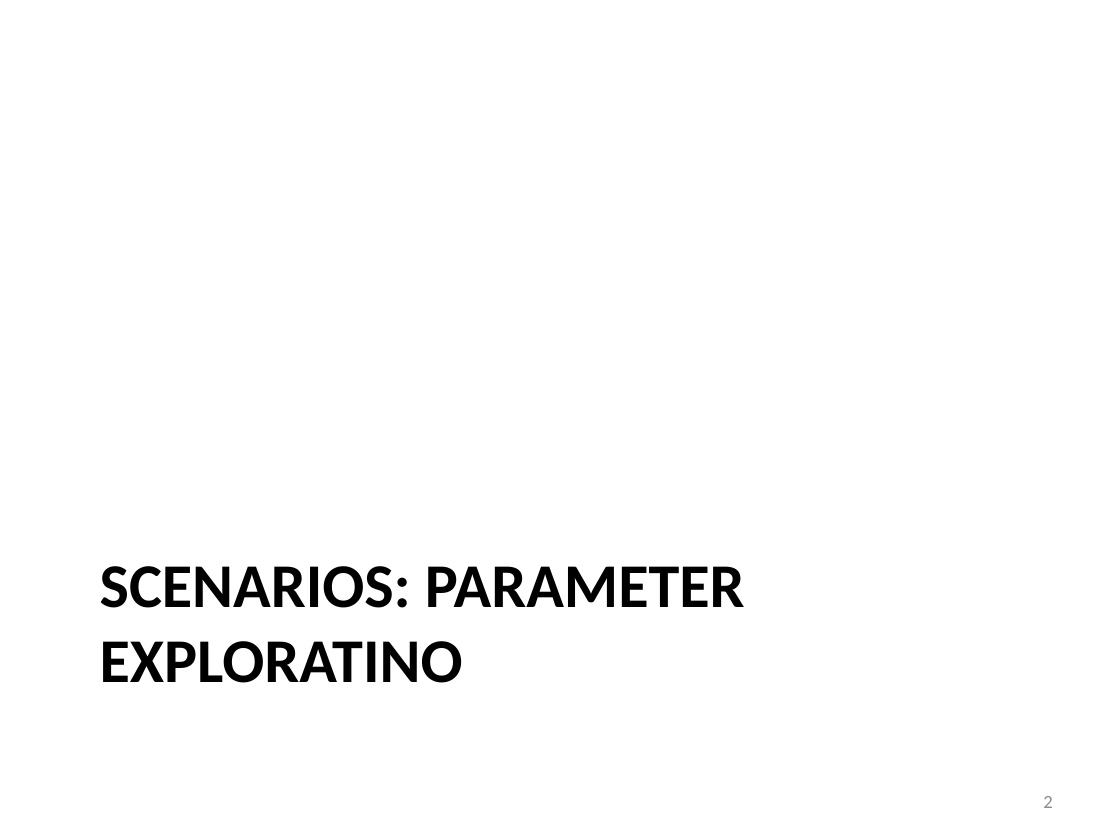
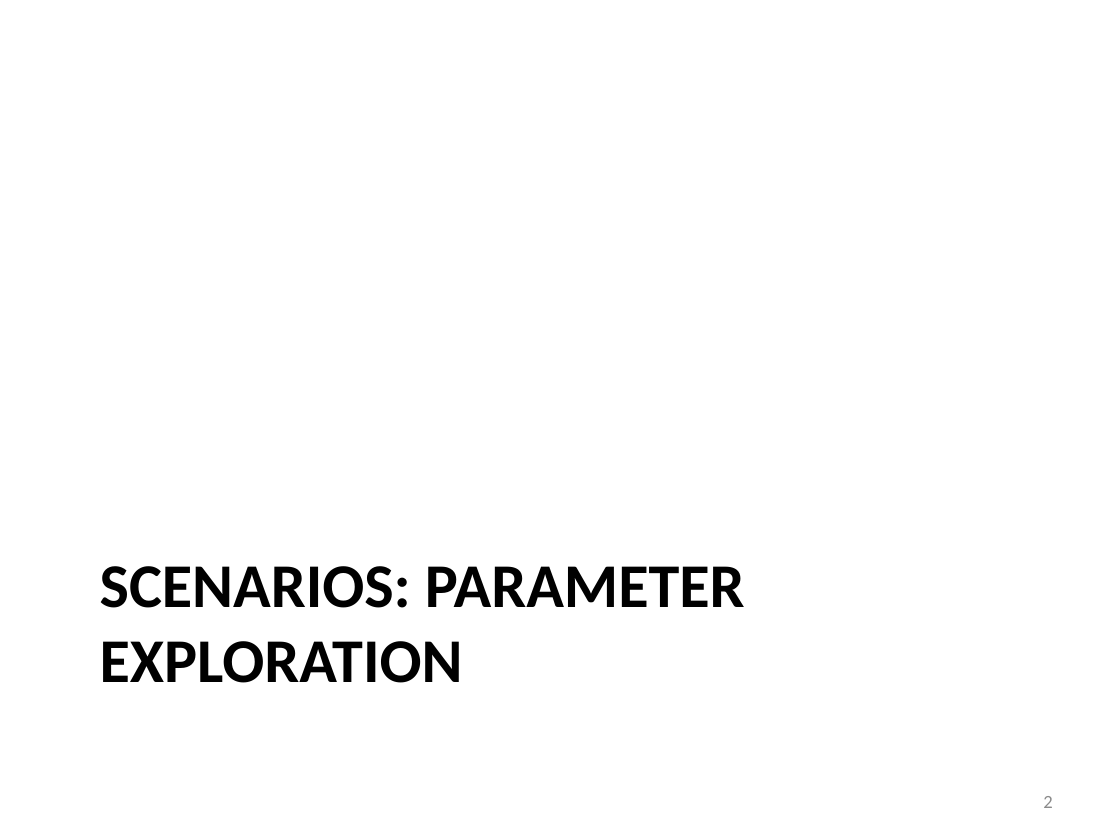
Before and after one commit to gjbex/worker, a slide deck: slide 2 of doc/worker.pptx. Drawn at 1120x840 pixels with LibreOffice and Linux fonts; fonts in the diff are those of the drawing. Boxes give left, top, right and bottom in pixels: in the first picture for what was removed or moved away, otherwise in the second. Text is boxed around its words. In the diff, an @@ line names an element or a change of style, - is before the commit and + after.

Commit message:
Fix typo

```diff
--- a/doc/worker.pptx
+++ b/doc/worker.pptx
@@ title at [100, 566, 745, 683]: text changed @@
-SCENARIOS: PARAMETER EXPLORATINO
+SCENARIOS: PARAMETER EXPLORATION
```
